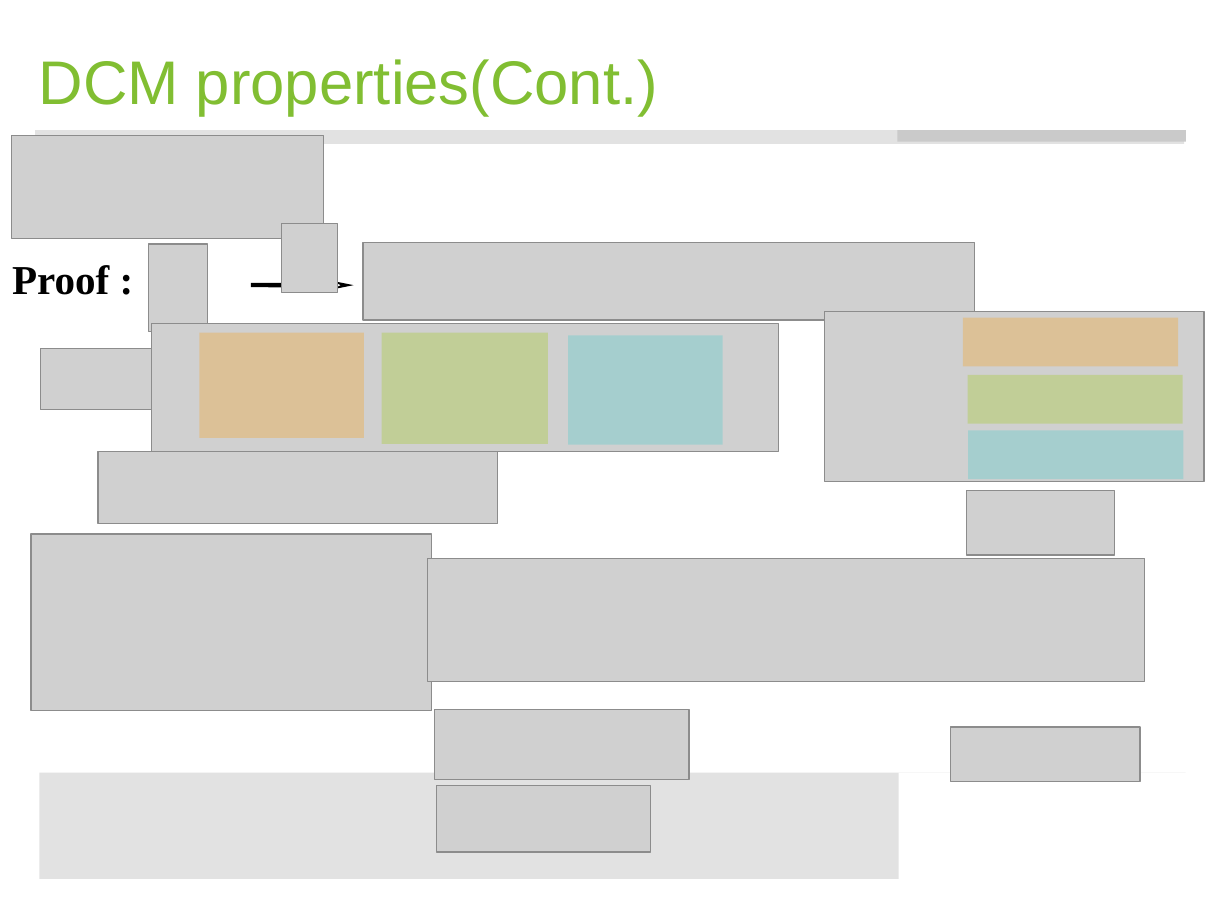
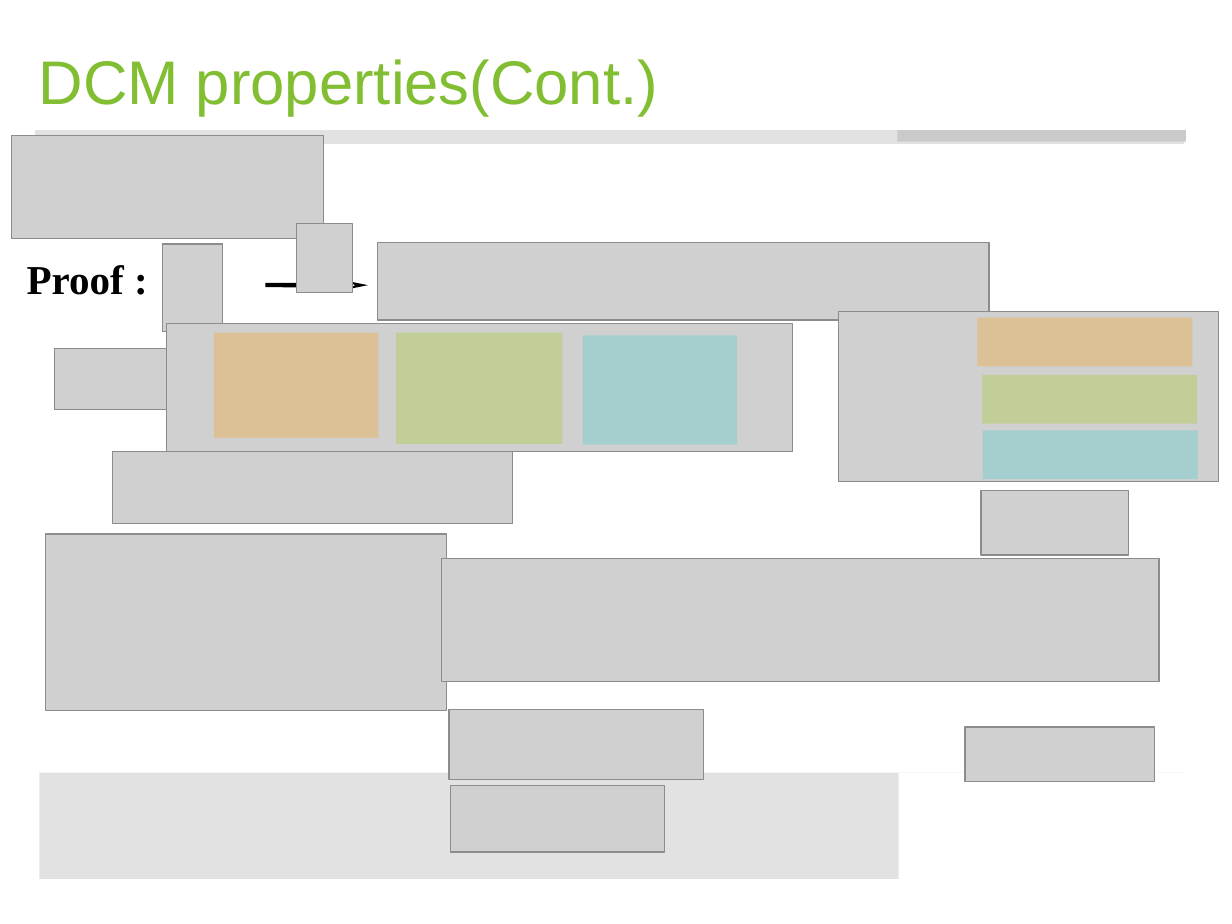
Before and after one commit to ccccjason/VR, a slide deck: slide 8 of data/my_dcm/DCM.pptx (slide 9 before the commit). Drawn at 1232x924 pixels with LibreOffice and Linux fonts; fonts in the diff are those of the drawing; grey boxes stand for pictures; background and template pictures are left out. Boxes give left, top, right and bottom in pixels: in the first picture for what was removed or moved away, otherwise in the second. Text is boxed around its words. In the diff, an @@ line names an element or a change of style, - is before the commit and + after.

```diff
--- a/data/my_dcm/DCM.pptx
+++ b/data/my_dcm/DCM.pptx
@@ 13 pictures, 6 rectangles, 1 text, 1 arrow: place and size @@
-13 pictures, 6 rectangles, 1 text, 1 arrow at box(12, 223, 1204, 853)
+13 pictures, 6 rectangles, 1 text, 1 arrow at box(27, 223, 1218, 853)
```
Also in this commit, not shown: 1 other slide changed, 4 slides added, 2 slides removed.
